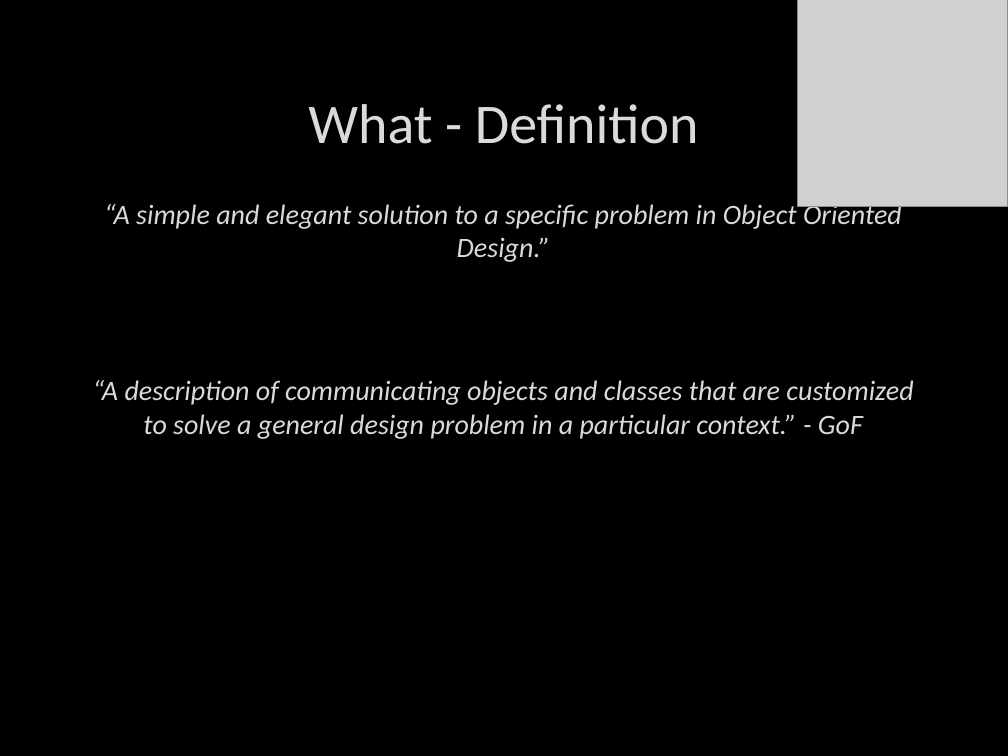
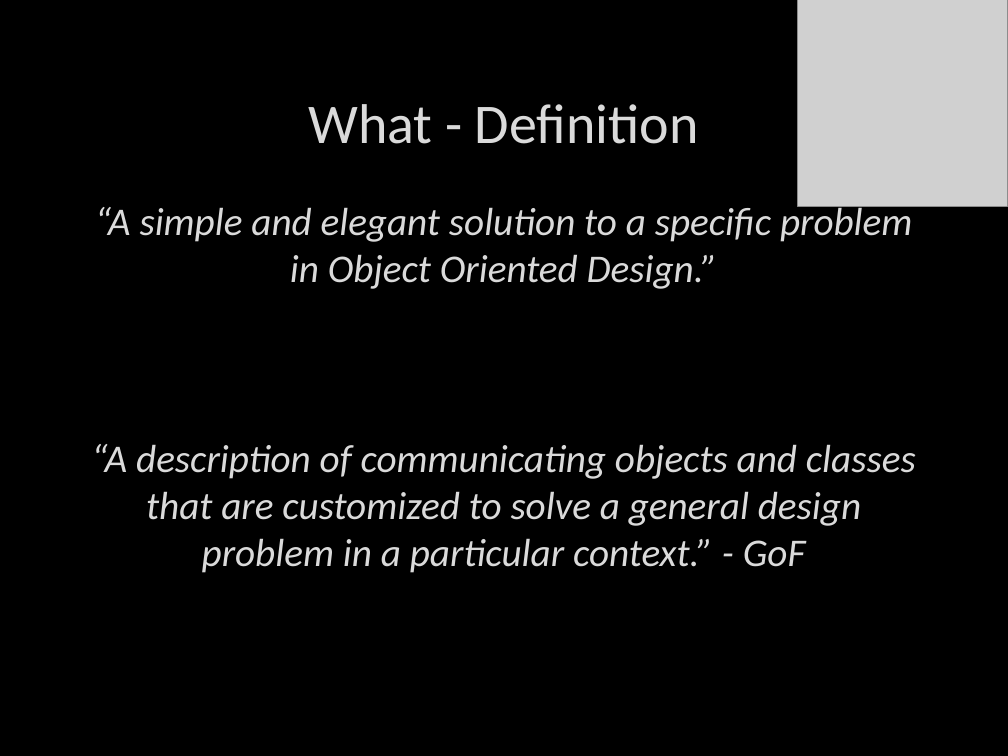
Before and after one commit to itenium-be/Talk-DesignPatterns, a slide deck: slide 4 of patterns.pptx. Drawn at 1008x756 pixels with LibreOffice and Linux fonts; fonts in the diff are those of the drawing; grey boxes stand for pictures; background and template pictures are left out. Boxes give left, top, right and bottom in pixels: in the first picture for what was removed or moved away, otherwise in the second. Text is boxed around its words. In the diff, an @@ line names an element or a change of style, - is before the commit and + after.

```diff
--- a/patterns.pptx
+++ b/patterns.pptx
@@ text "“A simple and elegant solution ..." at [91, 202, 916, 573]: size 20 to 28 pt; more space between paragraphs @@
```
Also in this commit, not shown: 1 other slide changed.
